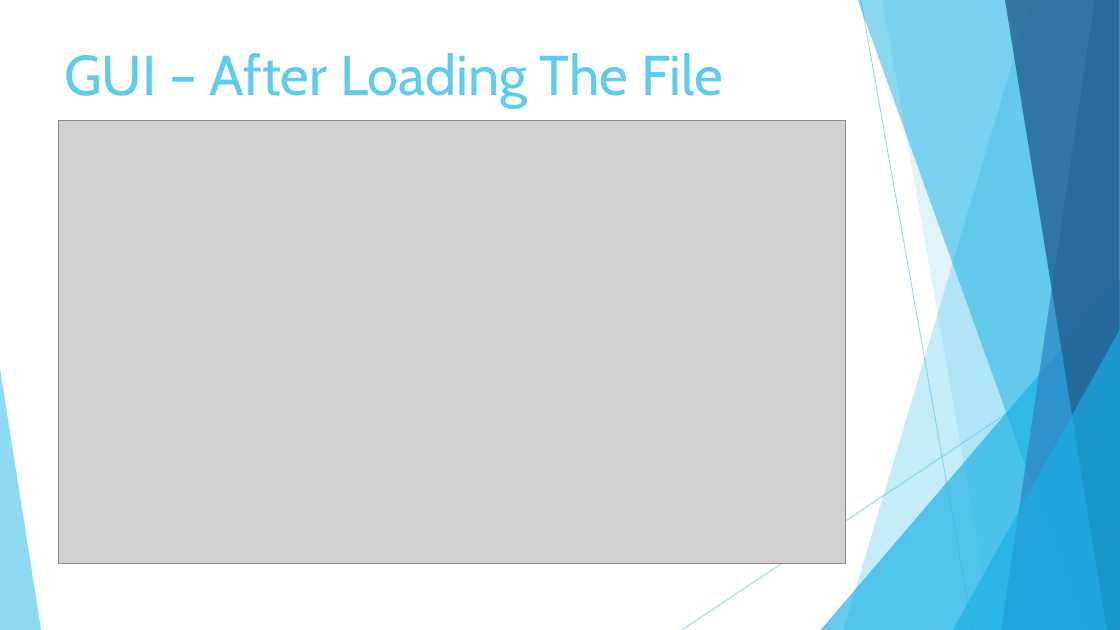
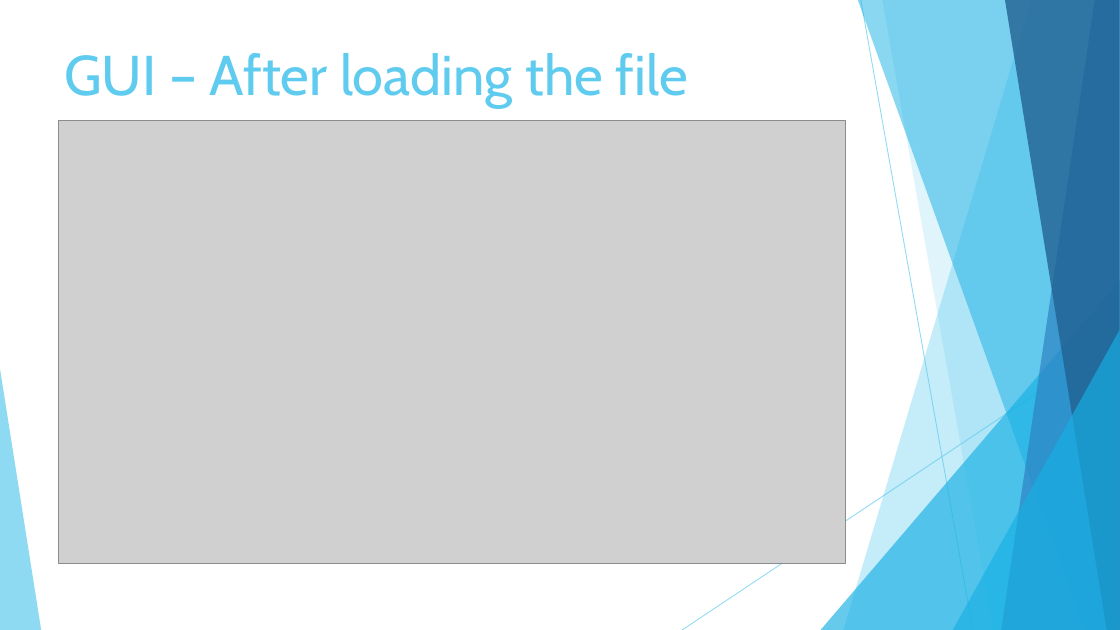
Before and after one commit to NitzanEz/Final-Project, a slide deck: slide 13 of Final presentation Phase A-24-2-R-8.pptx. Drawn at 1120x630 pixels with LibreOffice and Linux fonts; fonts in the diff are those of the drawing; grey boxes stand for pictures. Boxes give left, top, right and bottom in pixels: in the first picture for what was removed or moved away, otherwise in the second. Text is boxed around its words. In the diff, an @@ line names an element or a change of style, - is before the commit and + after.

```diff
--- a/Final presentation Phase A-24-2-R-8.pptx
+++ b/Final presentation Phase A-24-2-R-8.pptx
@@ title at bbox=[64, 53, 688, 108]: text changed @@
-GUI – After Loading The File
+GUI – After loading the file
```
Also in this commit, not shown: 5 other slides changed.
